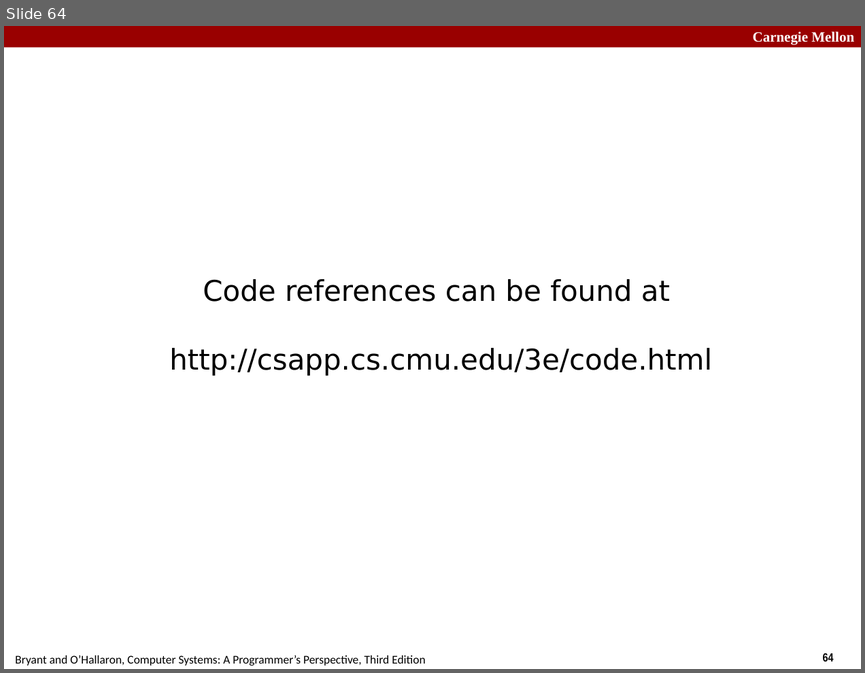
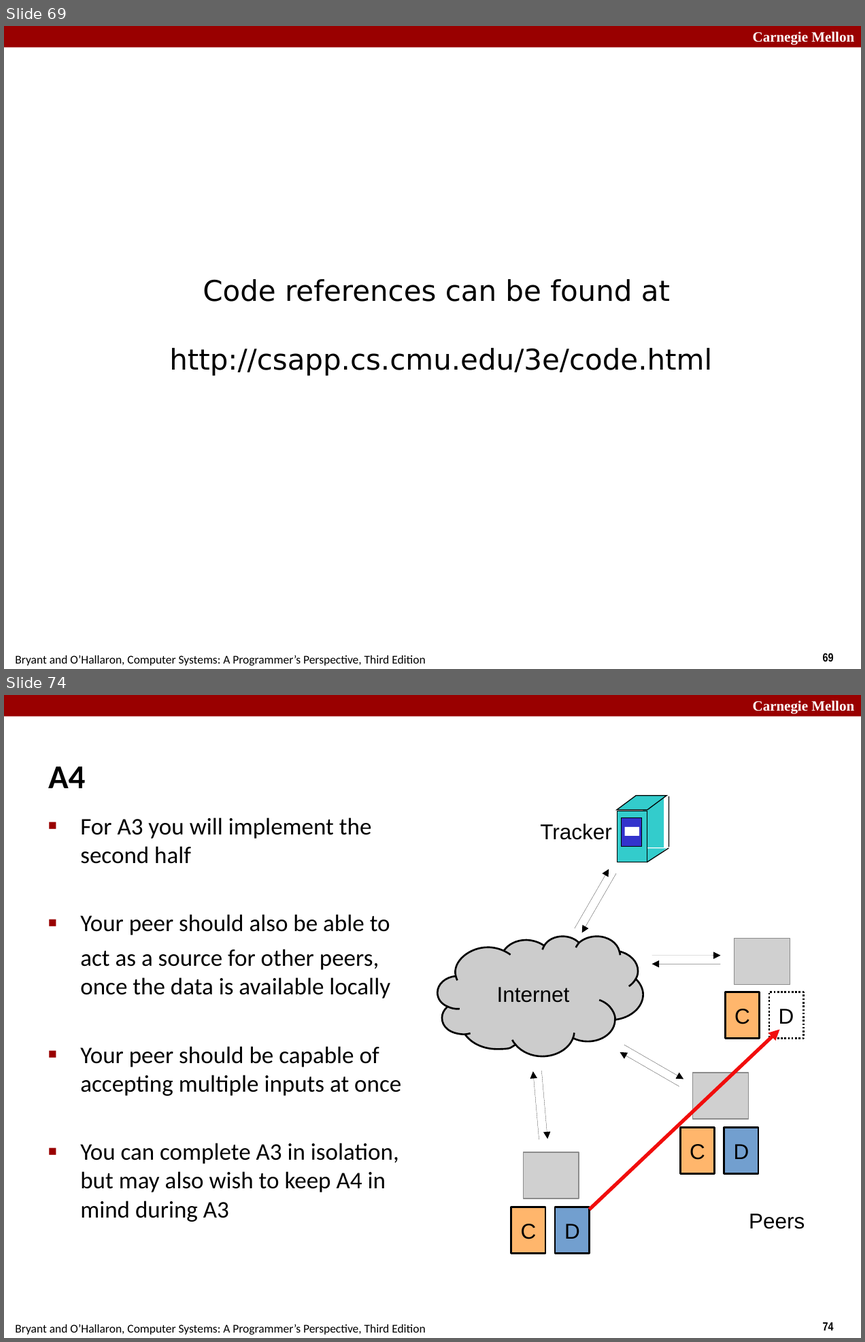
Before and after one commit to diku-compSys/compSys-e2021-pub, a slide deck: lectures/211101_network_programming/slides.odp. Shown one above the other, each under a label of ours: slide 64 before the commit, slides 69 and 74 after it; the slides between them are not shown. The pictures are 865x673 and 865x1342 pixels, drawn with LibreOffice and Linux fonts; fonts in the diff are those of the drawing; grey boxes stand for pictures. Boxes give left, top, right and bottom in pixels: in the first picture for what was removed or moved away, otherwise in the second. Text is boxed around its words. In the diff, an @@ line names an element or a change of style, - is before the commit and + after.

```diff
--- a/lectures/211101_network_programming/slides.odp
+++ b/lectures/211101_network_programming/slides.odp
@@ slide 74 added at [4, 695, 861, 1338], background #FFFFFF; not listed: 4 template elements that a slide beside it also shows @@
@@ title added at [48, 766, 85, 788], 28 pt, text #000000, bold @@
+A4
@@ text added at [80, 817, 401, 1221], 20 pt, text #000000 @@
+■ For A3 you will implement the
+  second half
+■ Your peer should also be able to
+act as a source for other peers,
+once the data is available locally
+■ Your peer should be capable of
+  accepting multiple inputs at once
+■ You can complete A3 in isolation,
+  but may also wish to keep A4 in
+  mind during A3
@@ text added at [540, 824, 611, 840], 18 pt, text #000000 @@
+Tracker
@@ group added at [617, 795, 669, 863]: 4 rectangles, 2 parallelograms, 2 lines @@
@@ arrow added from (575, 928) to (609, 869), #000000 0 pt @@
@@ arrow added from (616, 873) to (581, 932), #000000 0 pt @@
@@ freeform shape added at [438, 936, 643, 1057], fill #CCCCCC, outline #000000 1.5 pt, 18 pt, text #000000 @@
+Internet
@@ picture added at [734, 938, 789, 985] @@
@@ arrow added from (652, 955) to (720, 955), #000000 0 pt @@
@@ arrow added from (720, 964) to (652, 964), #000000 0 pt @@
@@ rectangle added at [725, 992, 759, 1038], fill #FFB66C, outline #000000 1.5 pt, 18 pt, text #000000 @@
+C
@@ rectangle added at [769, 992, 804, 1038], outline #000000 1.5 pt dashed, 18 pt, text #000000 @@
+D
@@ arrow added from (589, 1209) to (779, 1029), #F10D0C 3 pt @@
@@ arrow added from (679, 1087) to (620, 1052), #000000 0 pt @@
@@ arrow added from (624, 1045) to (683, 1079), #000000 0 pt @@
@@ arrow added from (538, 1140) to (532, 1071), #000000 0 pt @@
@@ arrow added from (541, 1070) to (547, 1139), #000000 0 pt @@
@@ picture added at [693, 1073, 749, 1119] @@
@@ rectangle added at [680, 1127, 715, 1174], fill #FFB66C, outline #000000 1.5 pt, 18 pt, text #000000 @@
+C
@@ rectangle added at [723, 1127, 758, 1174], fill #729FCF, outline #000000 1.5 pt, 18 pt, text #000000 @@
+D
@@ picture added at [524, 1152, 579, 1198] @@
@@ rectangle added at [511, 1206, 545, 1253], fill #FFB66C, outline #000000 1.5 pt, 18 pt, text #000000 @@
+C
@@ rectangle added at [555, 1206, 589, 1253], fill #729FCF, outline #000000 1.5 pt, 18 pt, text #000000 @@
+D
@@ text added at [749, 1213, 804, 1229], 18 pt, text #000000 @@
+Peers
@@ what was slide 64 is now slide 69 @@
@@ page number at [823, 653, 834, 661]: text changed @@
-64
+69
```
Also in this commit, not shown: 3 slides changed, 14 other slides added, 6 slides removed, 3 other files.
